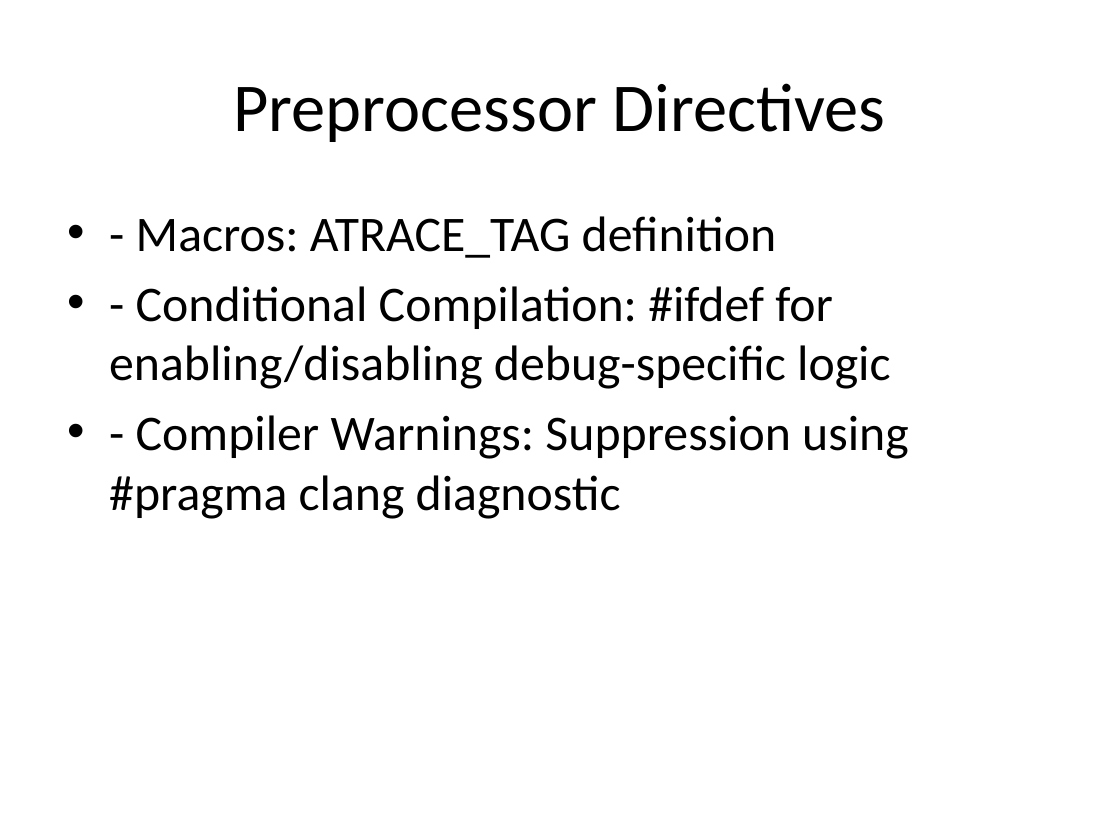
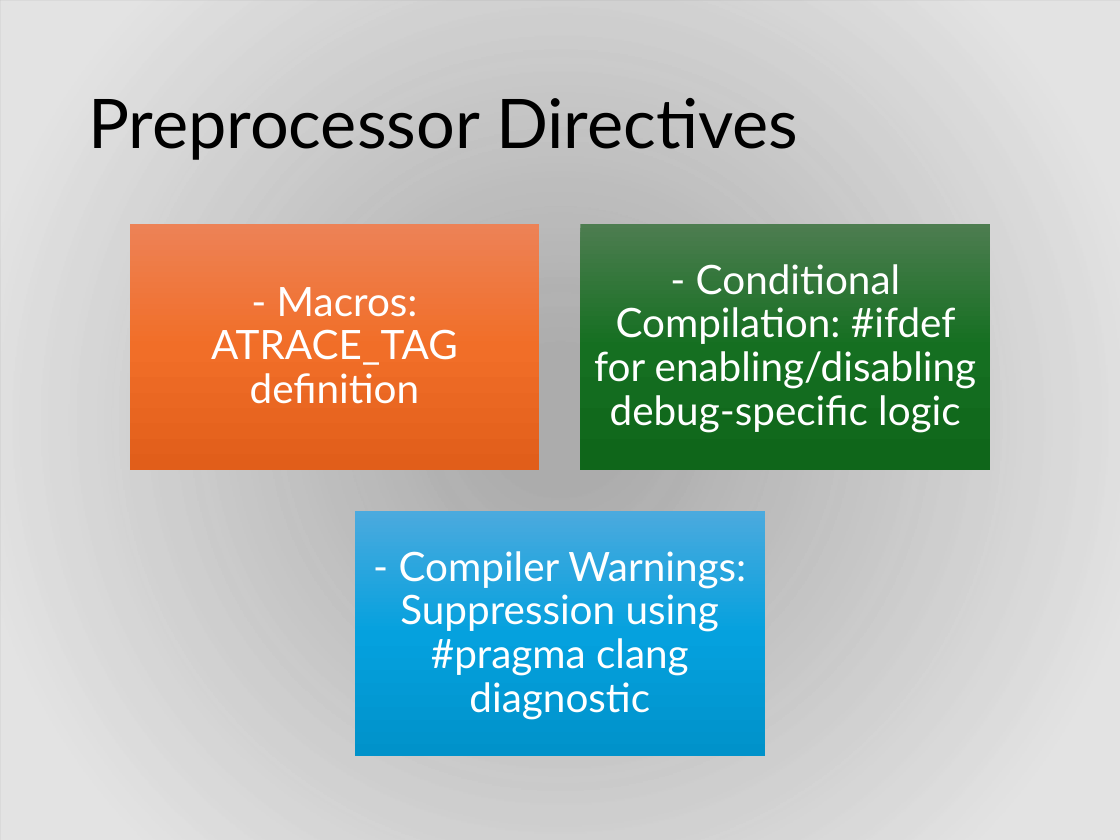
Before and after one commit to sudheerdevu/Thundersoft_work, a slide deck: slide 9 of session/SurfaceFlinger_cpp_concepts.pptx. Drawn at 1120x840 pixels with LibreOffice and Linux fonts; fonts in the diff are those of the drawing; background and template pictures are left out; a plain dark background stands for a picture behind light text. Boxes give left, top, right and bottom in pixels: in the first picture for what was removed or moved away, otherwise in the second. Text is boxed around its words. In the diff, an @@ line names an element or a change of style, - is before the commit and + after.

```diff
--- a/session/SurfaceFlinger_cpp_concepts.pptx
+++ b/session/SurfaceFlinger_cpp_concepts.pptx
@@ background #FFFFFF to picture (left out) @@
@@ rectangle added at <box>0,0,1120,840</box>, fill gradient #E8E8E8 @@
@@ title "Preprocessor Directives": place and size @@
-title "Preprocessor Directives" at <box>234,83,885,142</box>
+title "Preprocessor Directives" at <box>88,98,798,160</box>
@@ title "Preprocessor Directives" at <box>88,98,798,160</box>: font Calibri to Lato; alignment centre to left; line spacing 1 to 0.9 @@
@@ text removed at <box>109,216,909,519</box> @@
-• - Macros: ATRACE_TAG definition
-• - Conditional Compilation: #ifdef for enabling/disabling debug-specific logic
-• - Compiler Warnings: Suppression using #pragma clang diagnostic
@@ group added at <box>130,224,990,757</box>: 3 rectangles, 3 texts @@
+- Macros: ATRACE_TAG definition
+- Conditional Compilation: #ifdef for enabling/disabling debug-specific logic
+- Compiler Warnings: Suppression using #pragma clang diagnostic
```
Also in this commit, not shown: 9 other slides changed, 2 other files.
